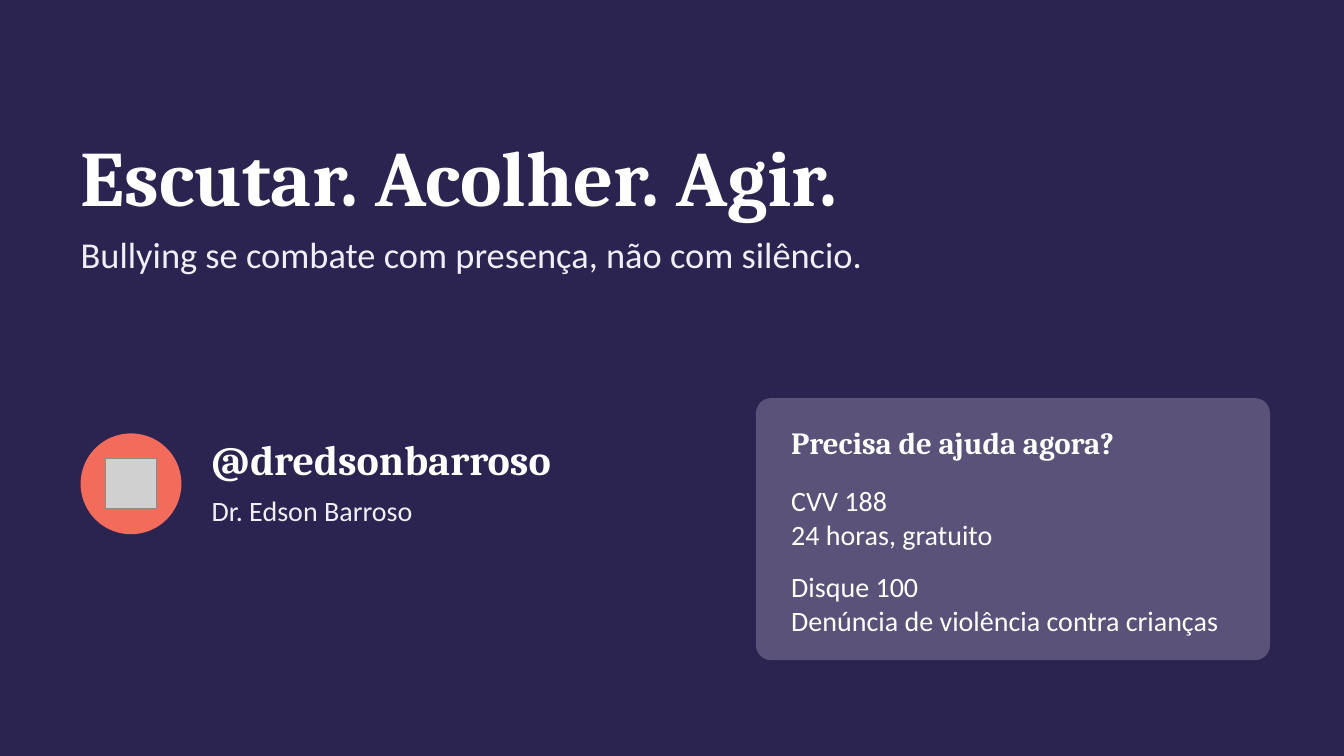
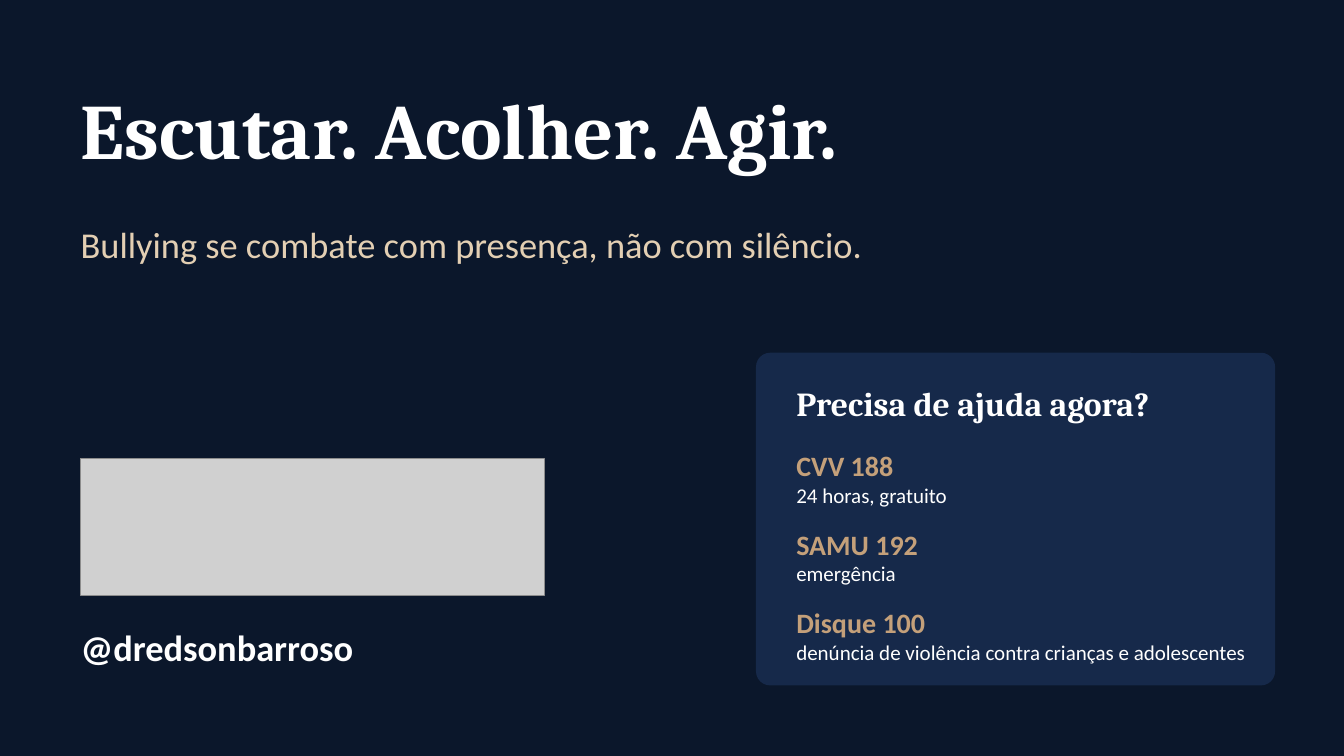
Before and after one commit to ebarroso12/ocorpoexplica, a slide deck: slide 13 of apresentacoes/bullying-saude-mental-escola.pptx (slide 10 before the commit). Drawn at 1344x756 pixels with LibreOffice and Linux fonts; fonts in the diff are those of the drawing; grey boxes stand for pictures. Boxes give left, top, right and bottom in pixels: in the first picture for what was removed or moved away, otherwise in the second. Text is boxed around its words. In the diff, an @@ line names an element or a change of style, - is before the commit and + after.

```diff
--- a/apresentacoes/bullying-saude-mental-escola.pptx
+++ b/apresentacoes/bullying-saude-mental-escola.pptx
@@ rectangle at (x1=0, y1=0, x2=1344, y2=756): fill #2B2350 to #0B172B @@
@@ text "Escutar. Acolher. Agir." moved from (x1=81, y1=151, x2=838, y2=223) to (x1=81, y1=104, x2=838, y2=176) @@
@@ text "Escutar. Acolher. Agir." at (x1=81, y1=104, x2=838, y2=176): vertical alignment bottom to top @@
@@ text "Bullying se combate com presença, ..." moved from (x1=81, y1=242, x2=862, y2=275) to (x1=81, y1=232, x2=862, y2=265) @@
@@ text "Bullying se combate com presença, ..." at (x1=81, y1=232, x2=862, y2=265): text colour #F1EEF8 to #E3CFB3; less space between paragraphs @@
@@ rounded rectangle resized from (x1=756, y1=398, x2=1270, y2=660) to (x1=756, y1=353, x2=1275, y2=686) @@
@@ rounded rectangle at (x1=756, y1=353, x2=1275, y2=686): fill #5A5278 to #16294A; proportions changed @@
@@ text "Precisa de ajuda agora?" moved from (x1=791, y1=432, x2=1114, y2=461) to (x1=796, y1=392, x2=1150, y2=424) @@
@@ text "Precisa de ajuda agora?" at (x1=796, y1=392, x2=1150, y2=424): size 22 to 24 pt @@
@@ ellipse removed at (x1=81, y1=434, x2=181, y2=534) @@
@@ text "CVV 188" moved from (x1=791, y1=492, x2=992, y2=550) to (x1=796, y1=456, x2=946, y2=507) @@
@@ text "CVV 188" at (x1=796, y1=456, x2=946, y2=507): text colour #FFFFFF to #C4A07A, bold on in "CVV 188"; size 20 to 15 pt in "24 horas, gratuito" @@
@@ picture added at (x1=81, y1=459, x2=544, y2=596) @@
@@ picture removed at (x1=106, y1=459, x2=156, y2=509) @@
@@ text removed at (x1=212, y1=501, x2=412, y2=521) @@
-Dr. Edson Barroso
@@ text added at (x1=796, y1=536, x2=918, y2=585), 15 pt, text #FFFFFF @@
+SAMU 192
+emergência
@@ text "@dredsonbarroso" moved from (x1=212, y1=446, x2=551, y2=482) to (x1=81, y1=635, x2=354, y2=665) @@
@@ text "@dredsonbarroso" at (x1=81, y1=635, x2=354, y2=665): size 30 to 26 pt, font Cambria to Calibri @@
@@ text at (x1=796, y1=613, x2=926, y2=638): text colour #FFFFFF to #C4A07A, bold on in "Disque 100" @@
@@ text "Disque 100" moved from (x1=791, y1=578, x2=1218, y2=636) to (x1=796, y1=613, x2=1245, y2=664) @@
@@ text at (x1=796, y1=645, x2=1245, y2=664): text changed; size 20 to 15 pt @@
-Denúncia de violência contra crianças
+denúncia de violência contra crianças e adolescentes
```
Also in this commit, not shown: 1 other slide changed, 11 slides added, 8 slides removed, 7 other files.
